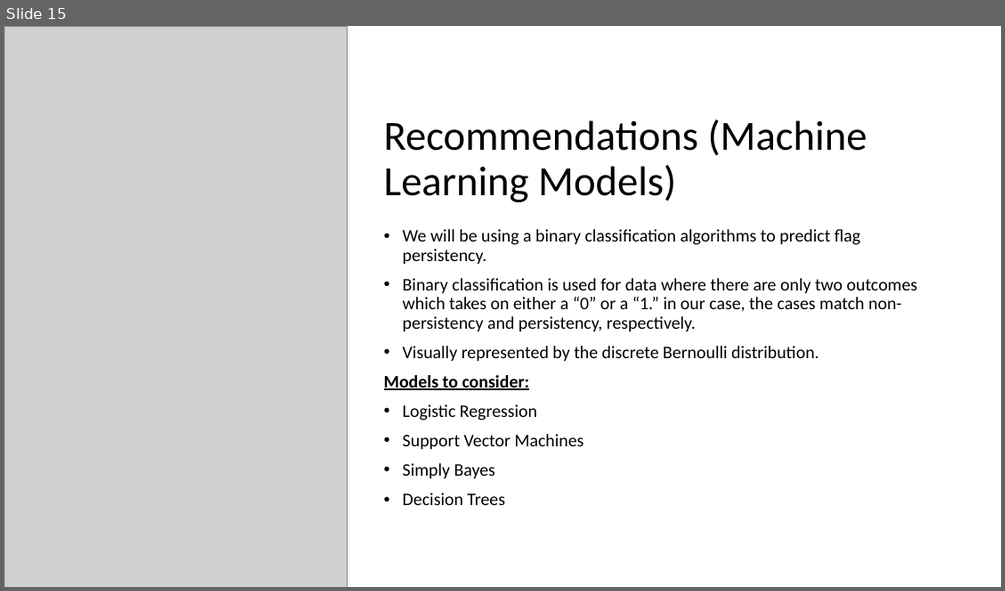
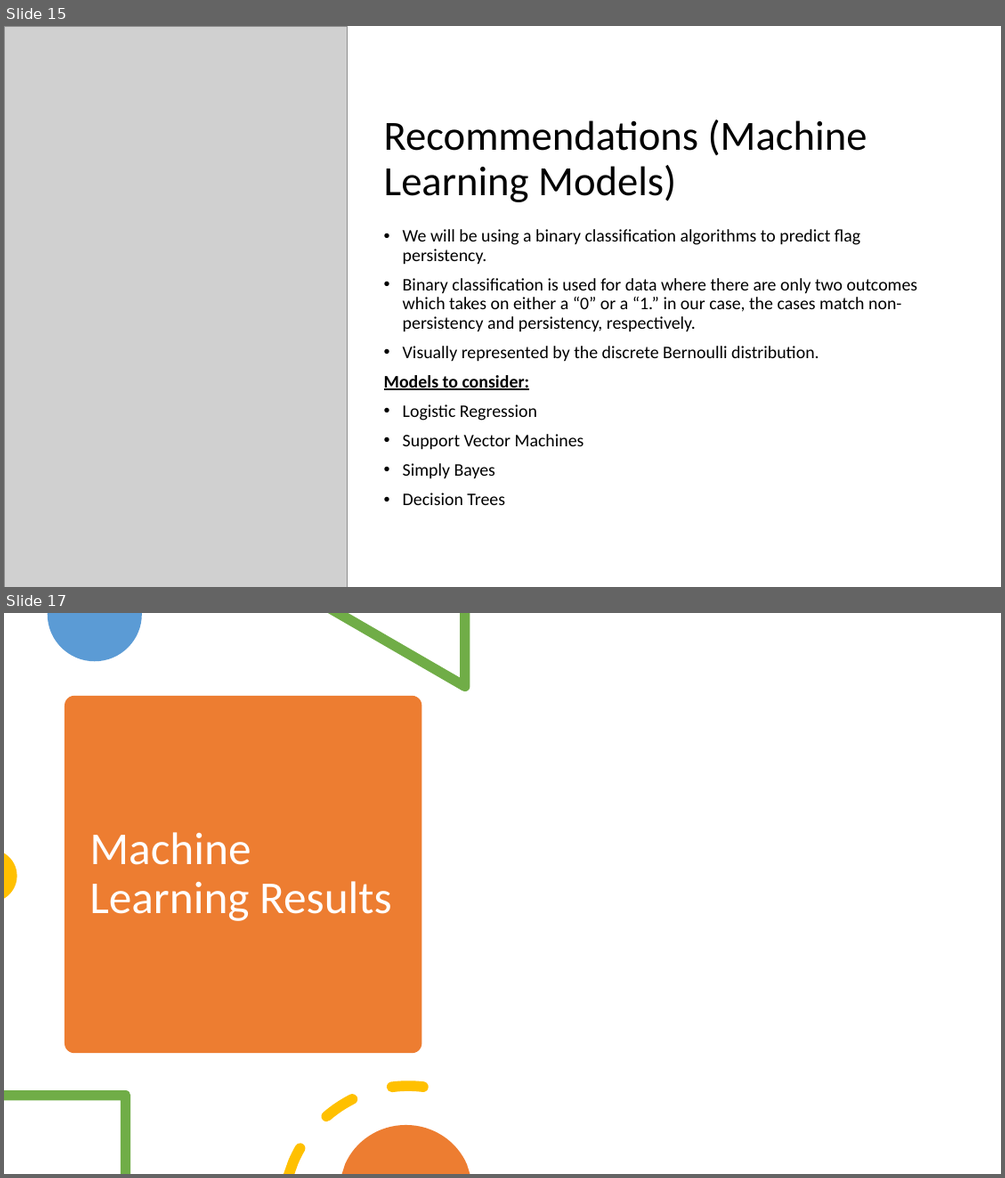
Before and after one commit to EMILYWYAO/Data-Glacier-Internship, a slide deck: Week 11/EDA Presentation.pptx. Shown one above the other, each under a label of ours: slide 15 before the commit, slides 15 and 17 after it; the slides between them are not shown. The pictures are 1005x591 and 1005x1178 pixels, drawn with LibreOffice and Linux fonts; fonts in the diff are those of the drawing; grey boxes stand for pictures. Boxes give left, top, right and bottom in pixels: in the first picture for what was removed or moved away, otherwise in the second. Text is boxed around its words. In the diff, an @@ line names an element or a change of style, - is before the commit and + after.

```diff
--- a/Week 11/EDA Presentation.pptx
+++ b/Week 11/EDA Presentation.pptx
@@ slide 17 added at [4,613,1001,1174], background #FFFFFF @@
@@ freeform shape added at [48,613,142,662], fill #5B9BD5 @@
@@ freeform shape added at [328,613,469,691], fill #70AD47 @@
@@ rounded rectangle added at [65,696,422,1054], fill #ED7D31 @@
@@ title added at [89,832,391,921], 44 pt, text #FFFFFF @@
+Machine Learning Results
@@ freeform shape added at [4,853,16,898], fill #FFC000 @@
@@ freeform shape added at [4,1090,130,1174], fill #70AD47 @@
@@ freeform shape added at [283,1080,429,1174], fill #FFC000 @@
@@ freeform shape added at [342,1125,469,1174], fill #ED7D31 @@
```
Also in this commit, not shown: 5 slides changed, 4 other slides added, 3 other files.
